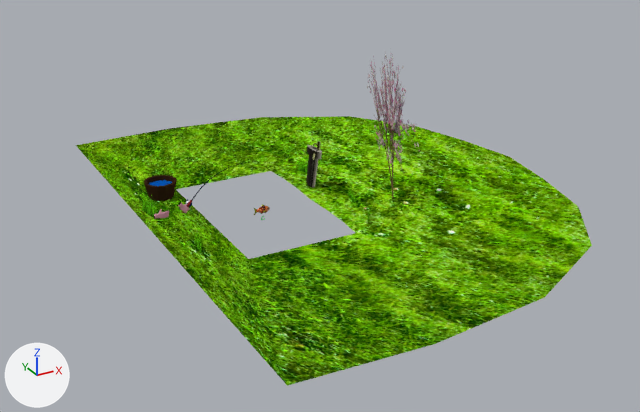
A saved change to the Blender file models/laghetto.blend.
Both versions are drawn from a camera (50 mm lens) standing at (-9.07, -19.63, 9.56) and looking at (1.57, -0.29, -0.11). The lights are fixed; the arrows at lower left show +X, +Y and +Z.

Names of what the first picture shows: 'Secchio', 'Sfondo', 'Trota2'.
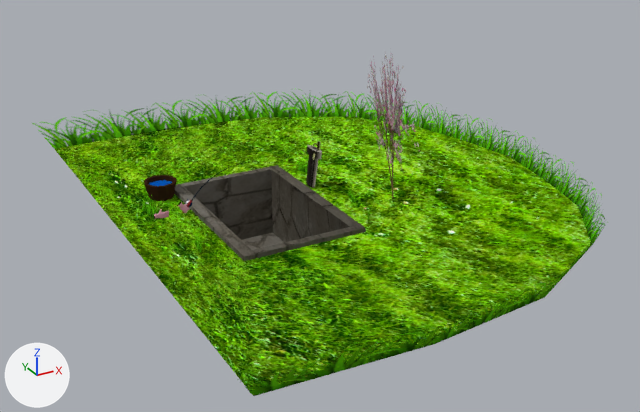
The change, as JSON lines over the scene's bpy script:
```json
{"op": "add", "block": "img_pool_texture_png", "code": ["img_pool_texture_png = load_image('pool_texture.png', 'textures/pool_texture.png', 1920, 1080, 'sRGB')"]}
{"op": "remove", "block": "mat_mat_vasca", "code": "mat_mat_vasca.base_color = (0.0201, 0.0281, 0.0358)  # black #272f35"}
{"op": "add", "block": "mat_mat_vasca", "code": "mat_mat_vasca.texture = img_pool_texture_png"}
{"block": "me_16", "where": "me_16.from_pydata(...)  # 16 vertices, 28 faces; spans x -1.85..1.85, y -2.49..2.49, z -2.23..0.12"}
{"block": "me_16", "where": "# used by ob_vasca; location = (0.0, 0.0, 0.0)"}
{"block": "me_16", "change": "me_16 part 1"}
{"block": "me_16", "change": "4 vertices are removed from x -1.78..1.66, y -2.17..2.17, z -2.07"}
{"block": "me_16", "change": "10 faces are deleted"}
{"block": "me_16", "change": "4 vertices are added at (1.35, 2.26, -1.92), (1.35, -2.26, -1.92), (-1.35, 2.26, -1.92), (-1.35, -2.26, -1.92)"}
{"block": "me_16", "change": "10 new faces join them"}
{"block": "me_16", "change": "me_16 part 2: 18 kept faces spanning x -1.85..1.85, y -2.49..2.49, z -2.23..0.12 get new texture (UV) coordinates"}
{"block": "me_18", "where": "# used by ob_sfondo; location = (0.0, 0.0, 0.0)"}
{"op": "remove", "block": "me_18", "code": "me_18.from_pydata(...)  # 54 vertices, 40 faces; spans x -3.0..8.4, y -7.6..7.6, z -0.1..4.5"}
{"op": "add", "block": "me_18", "code": "me_18.from_pydata(...)  # 67 vertices, 64 faces; spans x -4.3..8.6, y -8.1..8.1, z -0.1..4.5"}
{"block": "me_18", "change": "me_18 part 3"}
{"block": "me_18", "change": "2 vertices move from x -3.0, y -7.4..7.4, z 0.0 to x -3.7, y -7.4..7.4, z 0.0"}
{"block": "me_18", "change": "13 vertices are added at x -4.3..8.6, y -8.1..8.1, z 0.9"}
{"block": "me_18", "change": "24 new faces join them, mat_mat_erbetta (picture img_sfondo_texture_png)"}
{"op": "add", "block": "ob_amo", "code": "ob_amo.hide_set(True)"}
{"op": "remove", "block": "ob_vasca", "code": "ob_vasca.hide_set(True)"}
{"op": "add", "block": "ob_trota2", "code": "ob_trota2.hide_set(True)"}
```

Where the change shows, as pixel boxes [x1, y1, x2, y2] in the pictures (640 x 412 px; the box of a moved part takes in the faces that stretch with it):
```json
{"object": "Sfondo", "change": "reshaped", "before": [76, 54, 592, 386], "after": [33, 54, 606, 396], "on screen": "11% wider"}
{"object": "Vasca", "change": "shown", "after": [174, 165, 366, 261], "on screen": "black"}
{"object": "Trota2", "change": "hidden", "before": [254, 205, 270, 215]}
{"part": 1, "of": "me_16", "change": "moved or reshaped", "after": [184, 170, 350, 250], "on screen": "not visible before"}
{"part": 2, "of": "me_16", "change": "surface changed", "after": [174, 165, 366, 261]}
{"part": 3, "of": "me_18", "change": "built on", "before": [76, 129, 433, 386], "after": [33, 89, 606, 396]}
```
